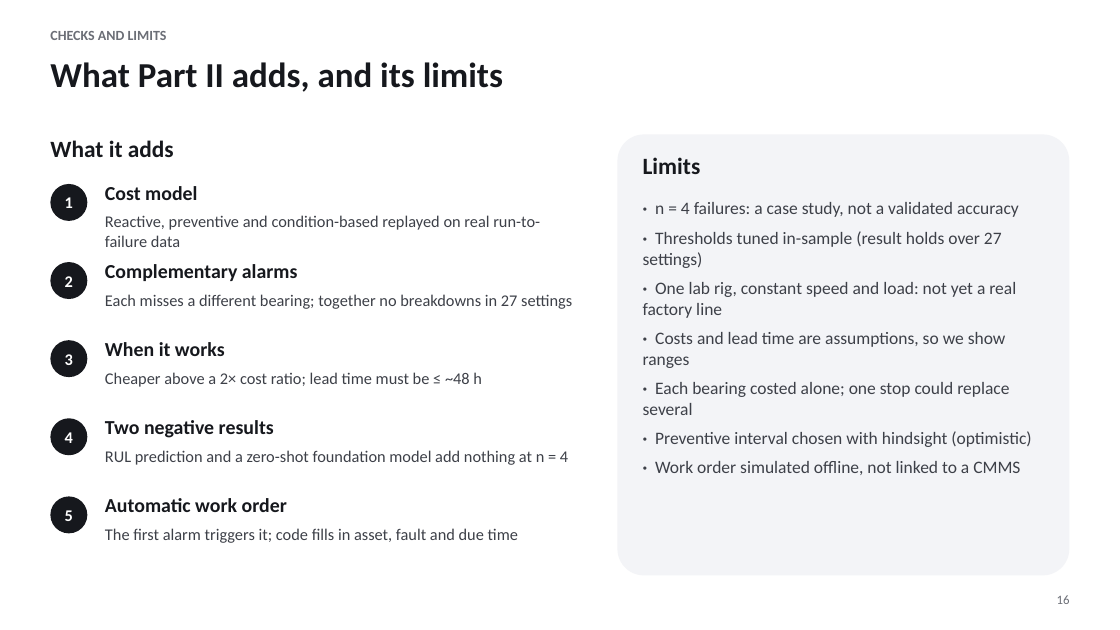
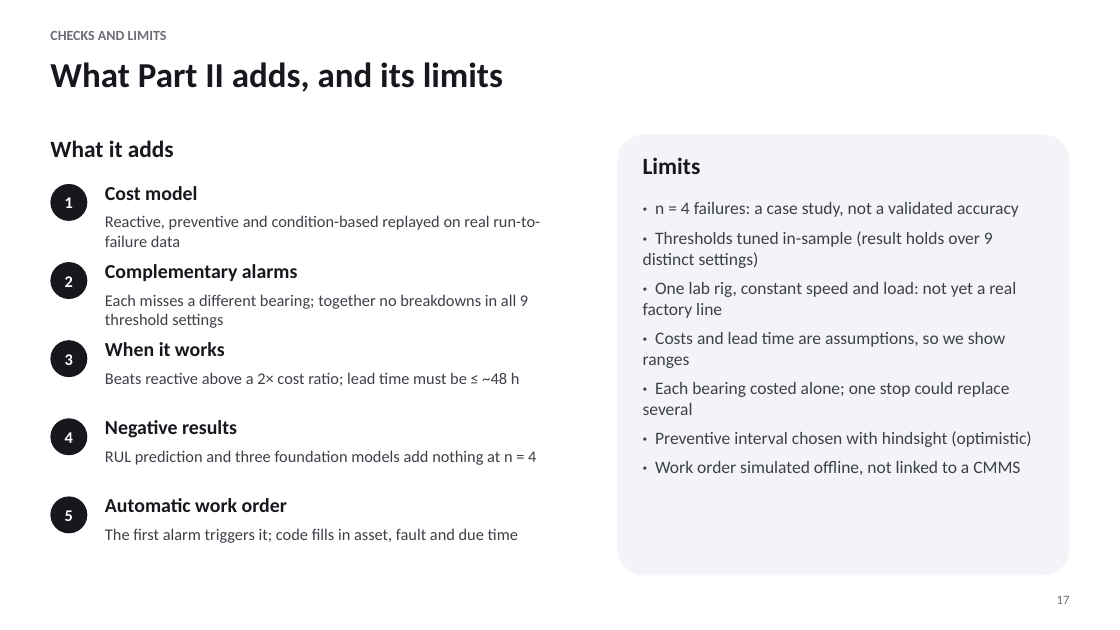
Before and after one commit to Adrian-Jotham/AISmartFactory, a slide deck: slide 17 of predictive_maintenance_part2.pptx (slide 16 before the commit). Drawn at 1120x630 pixels with LibreOffice and Linux fonts; fonts in the diff are those of the drawing. Boxes give left, top, right and bottom in pixels: in the first picture for what was removed or moved away, otherwise in the second. Text is boxed around its words. In the diff, an @@ line names an element or a change of style, - is before the commit and + after.

```diff
--- a/predictive_maintenance_part2.pptx
+++ b/predictive_maintenance_part2.pptx
@@ text at [643,231,993,268]: text changed @@
-· Thresholds tuned in-sample (result holds over 27 settings)
+· Thresholds tuned in-sample (result holds over 9 distinct settings)
@@ text at [105,294,528,328]: text changed @@
-Each misses a different bearing; together no breakdowns in 27 settings
+Each misses a different bearing; together no breakdowns in all 9 threshold settings
@@ text at [105,372,520,386]: text changed @@
-Cheaper above a 2× cost ratio; lead time must be ≤ ~48 h
+Beats reactive above a 2× cost ratio; lead time must be ≤ ~48 h
@@ text at [105,420,237,438]: text changed @@
-Two negative results
+Negative results
@@ text at [105,450,536,465]: text changed @@
-RUL prediction and a zero-shot foundation model add nothing at n = 4
+RUL prediction and three foundation models add nothing at n = 4
@@ text at [1057,596,1070,604]: text changed @@
-16
+17
```
Also in this commit, not shown: 11 other slides changed, 1 slide added, 23 other files.
